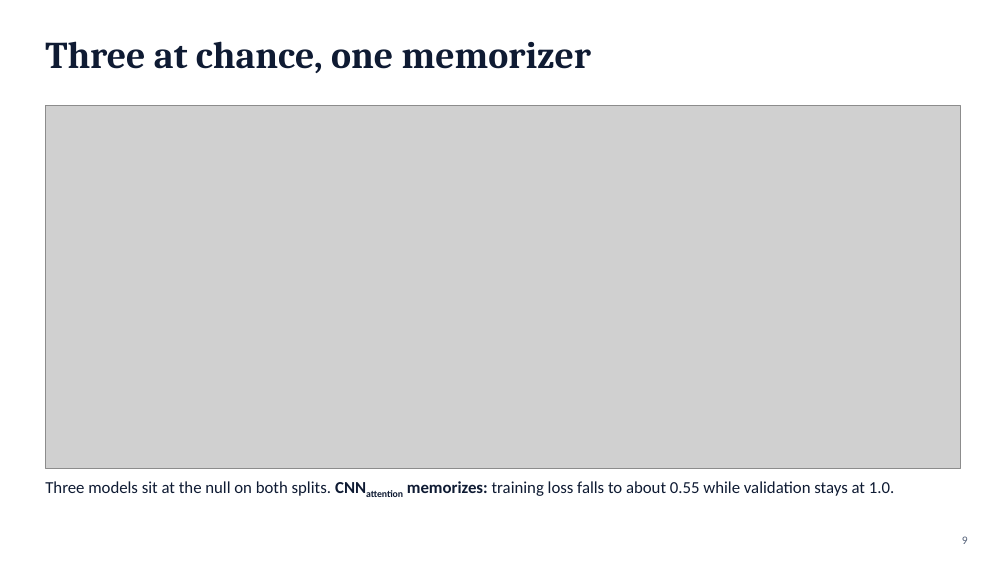
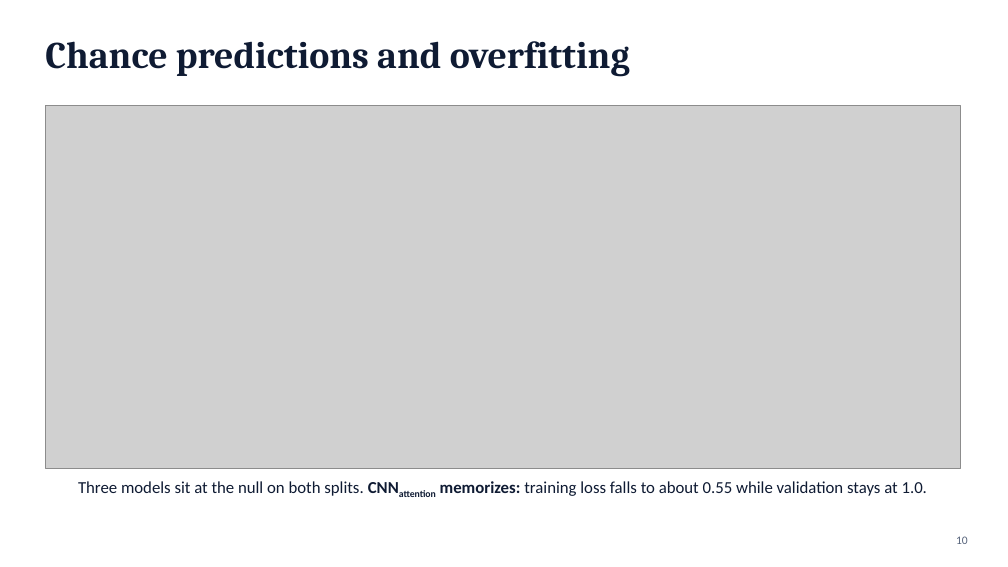
Before and after one commit to syedalimohsinbukhari/ml_practice_v2, a slide deck: slide 10 of experiments/phic_psi_poc-redo/phic_psi_presentation.pptx (slide 9 before the commit). Drawn at 1008x567 pixels with LibreOffice and Linux fonts; fonts in the diff are those of the drawing; grey boxes stand for pictures. Boxes give left, top, right and bottom in pixels: in the first picture for what was removed or moved away, otherwise in the second. Text is boxed around its words. In the diff, an @@ line names an element or a change of style, - is before the commit and + after.

```diff
--- a/experiments/phic_psi_poc-redo/phic_psi_presentation.pptx
+++ b/experiments/phic_psi_poc-redo/phic_psi_presentation.pptx
@@ title at (x1=45, y1=41, x2=630, y2=76): text changed @@
-Three at chance, one memorizer
+Chance predictions and overfitting
@@ text "Three models sit at the ..." at (x1=78, y1=481, x2=927, y2=496): alignment left to centre @@
@@ page number at (x1=956, y1=536, x2=968, y2=544): text changed @@
-9
+10
```
Also in this commit, not shown: 11 other slides changed, 1 slide added, 3 other files.
